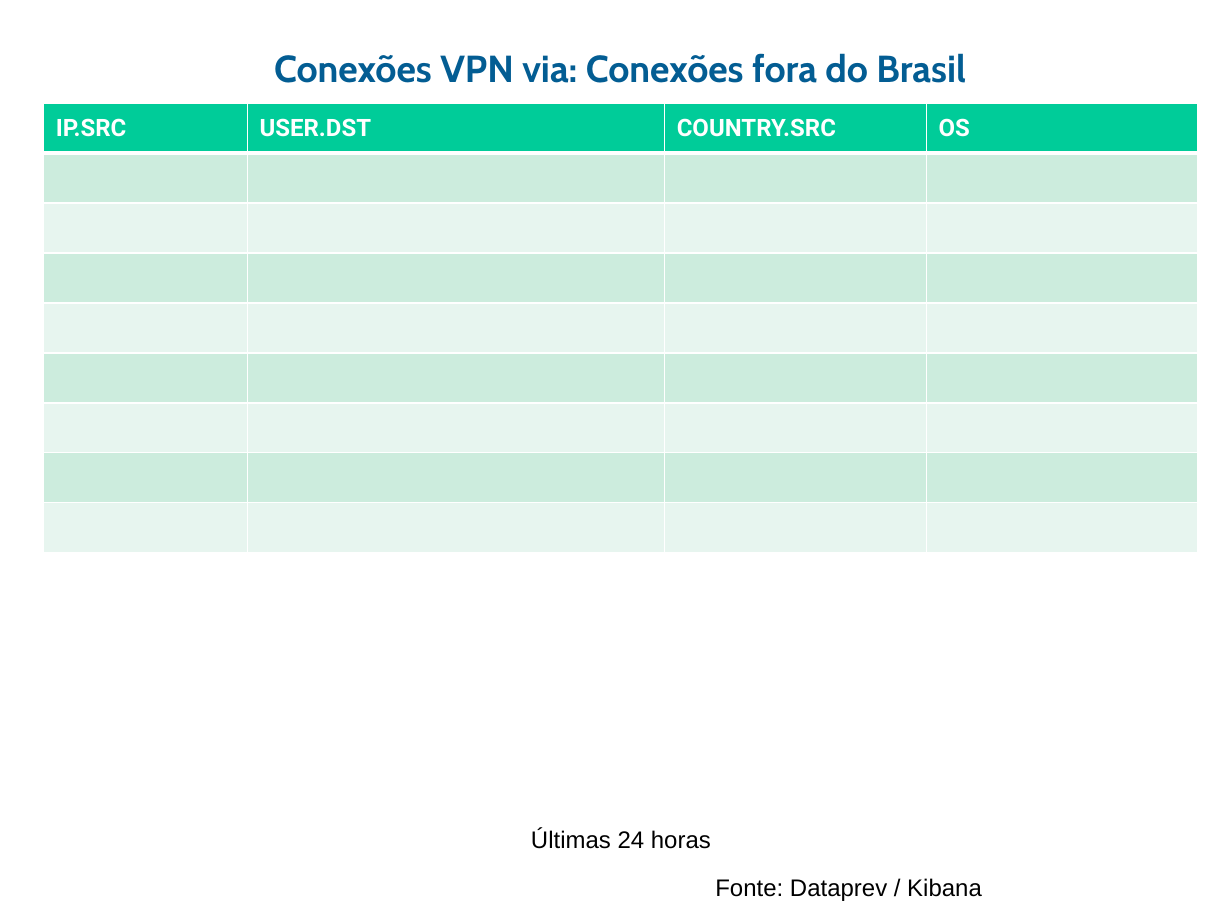
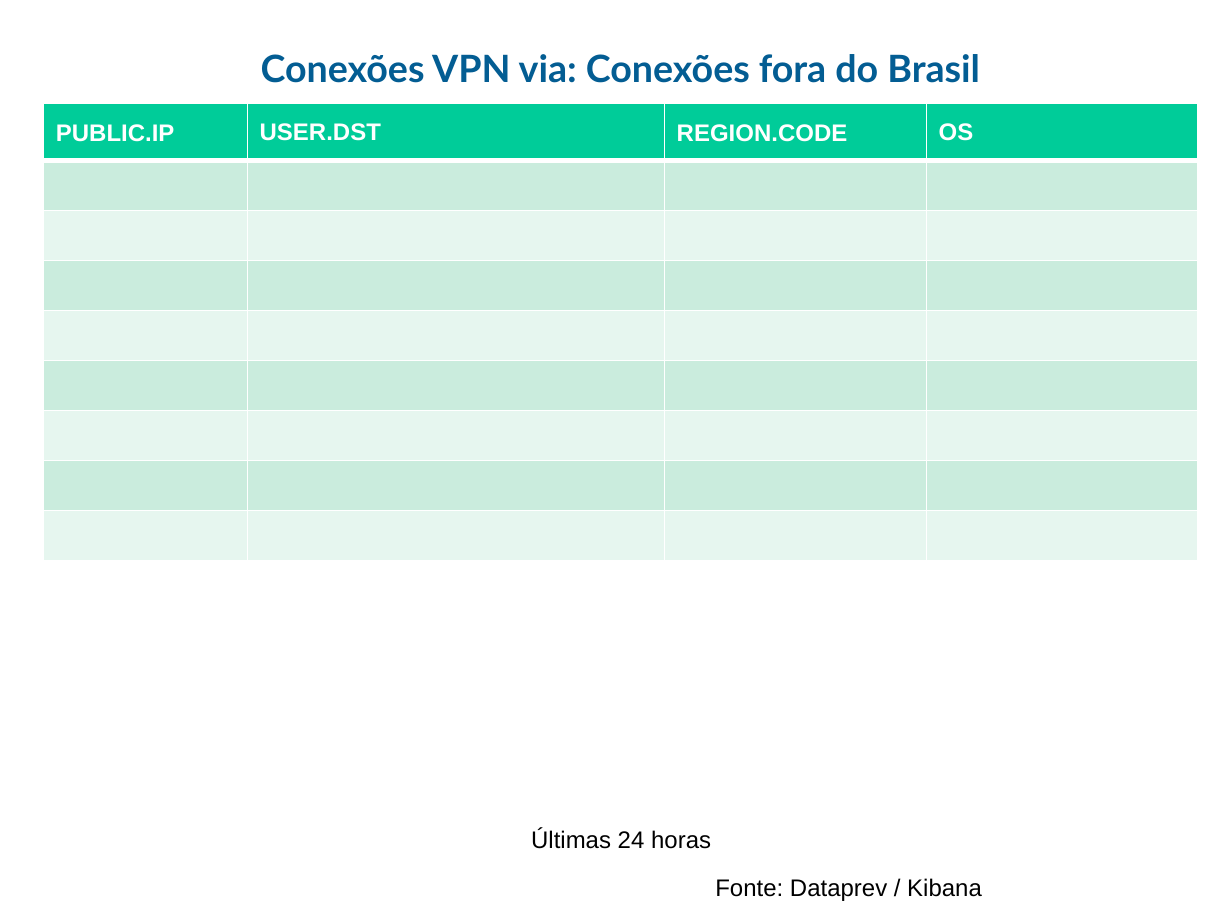
Before and after one commit to guihred/Experiments, a slide deck: slide 18 of src/main/resources/models/Radar_Eventos_v01122020REL1.pptx. Drawn at 1232x924 pixels with LibreOffice and Linux fonts; fonts in the diff are those of the drawing; background and template pictures are left out. Boxes give left, top, right and bottom in pixels: in the first picture for what was removed or moved away, otherwise in the second. Text is boxed around its words. In the diff, an @@ line names an element or a change of style, - is before the commit and + after.

```diff
--- a/src/main/resources/models/Radar_Eventos_v01122020REL1.pptx
+++ b/src/main/resources/models/Radar_Eventos_v01122020REL1.pptx
@@ text "Conexões VPN via: Conexões fora ..." at [261, 54, 980, 83]: font Cabin to Lato @@
@@ table at [43, 103, 1198, 558] @@
-row 1, column 1: IP.SRC
+row 1, column 1: PUBLIC.IP
-row 1, column 3: COUNTRY.SRC
+row 1, column 3: REGION.CODE
@@ fill #CCECDE to #CAECDD in 16 cells @@
@@ fill #E7F6EF to #E6F6EF in 16 cells @@
@@ font Roboto to Arial in "USER.DST", "OS" @@
```
Also in this commit, not shown: 18 other slides changed, 3 other files.
